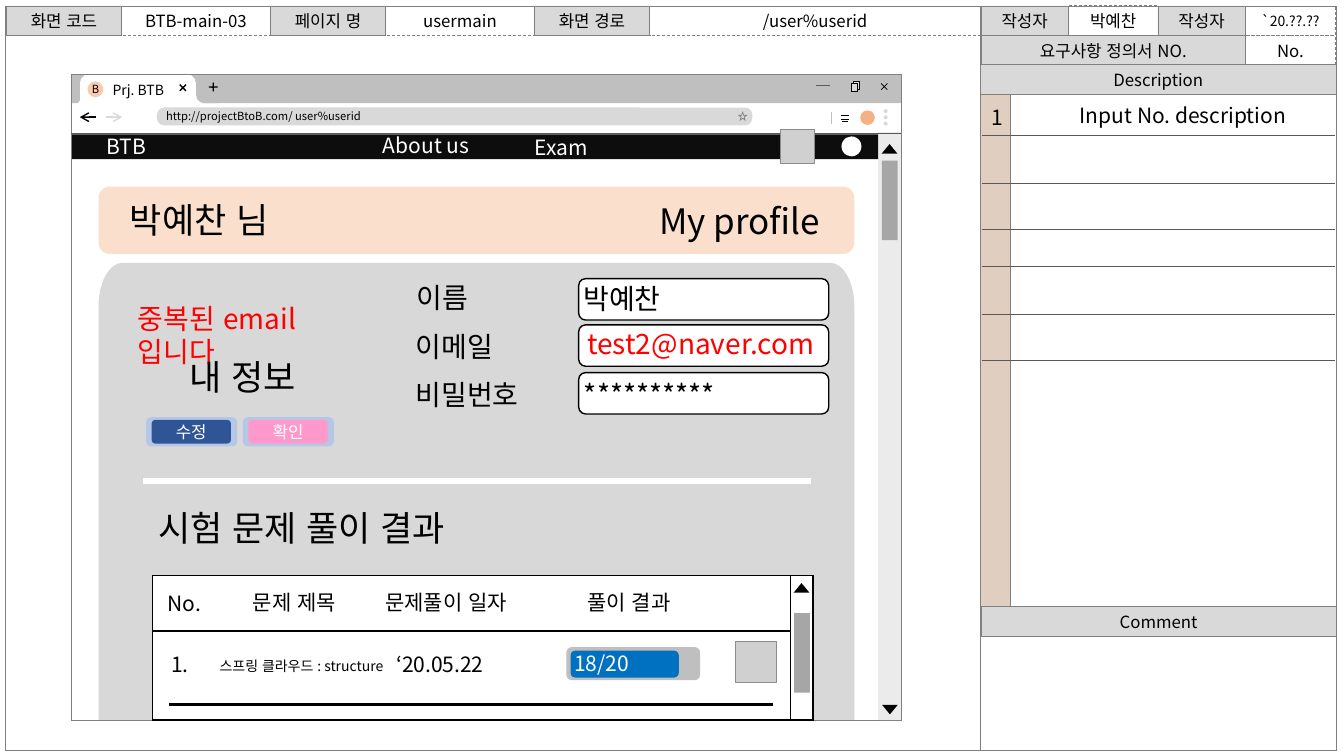
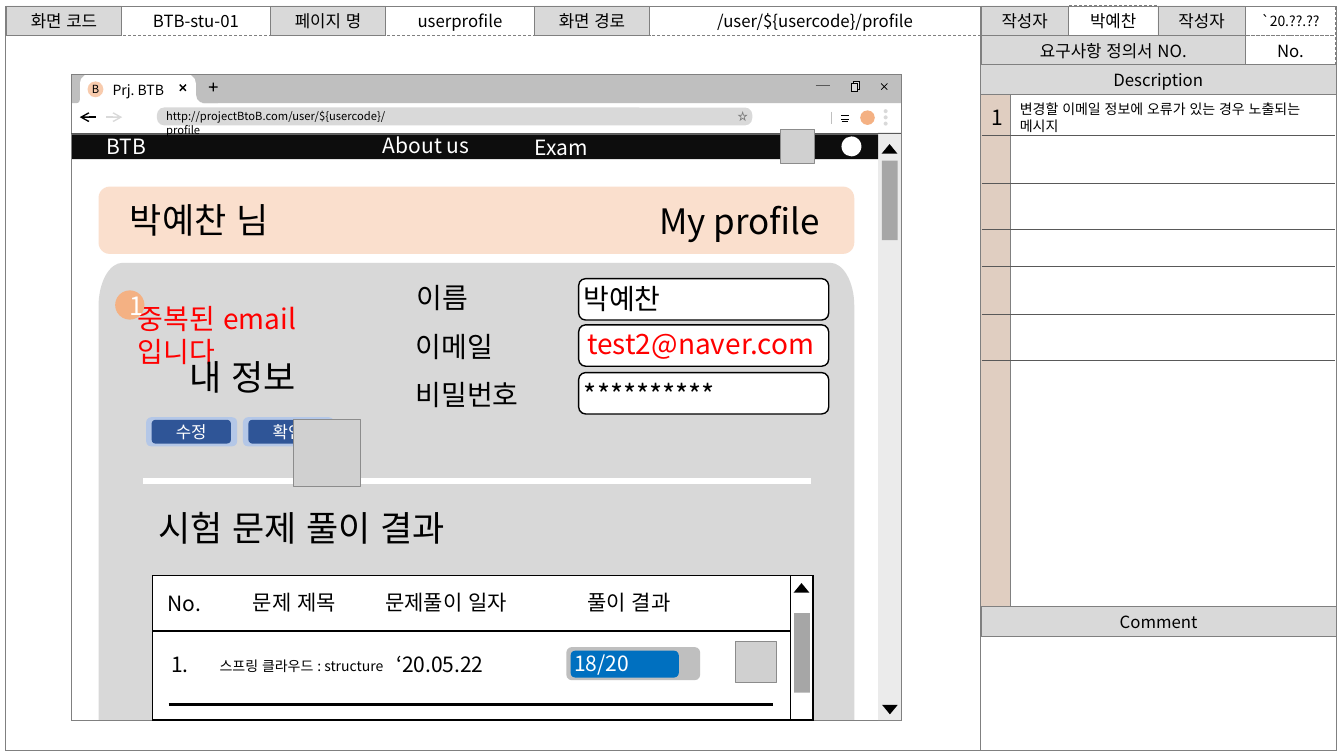
Before and after one commit to PYC1080/MSA_Mentoring, a slide deck: slide 28 of project/BtoB_Storyboard.pptx (slide 27 before the commit). Drawn at 1344x756 pixels with LibreOffice and Linux fonts; fonts in the diff are those of the drawing; grey boxes stand for pictures; background and template pictures are left out. Boxes give left, top, right and bottom in pixels: in the first picture for what was removed or moved away, otherwise in the second. Text is boxed around its words. In the diff, an @@ line names an element or a change of style, - is before the commit and + after.

```diff
--- a/project/BtoB_Storyboard.pptx
+++ b/project/BtoB_Storyboard.pptx
@@ text in rectangle at <box>153,14,239,28</box>: text changed @@
-BTB-main-03
+BTB-stu-01
@@ text in rectangle at <box>418,13,503,31</box>: text changed @@
-usermain
+userprofile
@@ text in rectangle at <box>717,13,913,31</box>: text changed @@
-/user%userid
+/user/${usercode}/profile
@@ text at <box>166,110,385,137</box>: text changed @@
-http://projectBtoB.com/ user%userid
+http://projectBtoB.com/user/${usercode}/profile
@@ text added at <box>1020,102,1300,132</box>, 10 pt, text #000000 @@
+변경할 이메일 정보에 오류가 있는 경우 노출되는 메시지
@@ text removed at <box>1080,106,1286,128</box> @@
-Input No. description
@@ ellipse added at <box>115,290,144,320</box>, fill #F4B183, 18 pt, text #FFFFFF @@
+1
@@ picture added at <box>293,419,361,487</box> @@
@@ rounded rectangle "확인" at <box>248,420,328,445</box>: fill #FF99CC to #2F5597 @@
```
Also in this commit, not shown: 47 other slides changed, 38 slides added, 8 slides removed.
